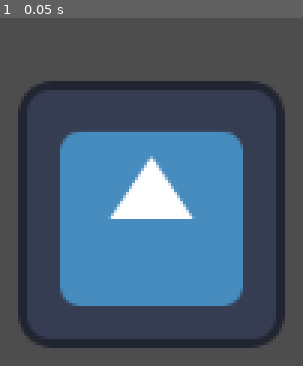
Above: before the commit, frame 1.
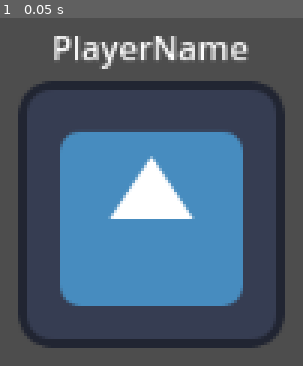
Above: after the commit, the same moment.

Repository: joancardonasa/whereami
Game: Godot game, scene res://src/player.tscn
Same seed, same stepped clock (60 frames per second), same inputs: the game is played once before the commit and once after it. This scene is started directly instead of the project's main scene. The engine's default icon, where the game draws it, is replaced by a stand-in: a white triangle on a blue panel in a dark square.
Inputs:
- Up to frame 1 (0.05 s): no input

The runs differ from the first frame. In frame 1, 2.5% of the frame differs, in the area x 17-83%, y 5-15%.

Commit message:
[Network] Set up player info

Diff:
--- a/src/UI/main_menu.gd
+++ b/src/UI/main_menu.gd
@@ -47,4 +47,4 @@
 		game_entry.set_game_info(game)
 
 func _on_Networking_full_game():
-	get_tree().change_scene_to_file("res://src/main.tscn")
+	get_tree().change_scene_to_file("res://src/gameplay/game.tscn")
--- /dev/null
+++ b/src/gameplay/game.gd
@@ -0,0 +1,22 @@
+extends Node
+
+@onready var world := %World
+@onready var spawn_positions: Array = $World/PlayerSpawnPositions.get_children()
+
+var Player_tscn: PackedScene = preload("res://src/player.tscn")
+
+func _ready():
+	spawn_players()
+
+func spawn_players():
+	if not multiplayer.is_server():
+		return
+	for i in range(Networking.players.size()):
+		add_player(i, Networking.players[i])
+
+func add_player(i, player_info: PlayerInfo):
+	var player = Player_tscn.instantiate()
+	player.name = player_info.peer_id
+	world.add_child(player)
+	player.set_label.rpc(player_info.name)
+	player.global_position = spawn_positions[i].global_position
--- /dev/null
+++ b/src/gameplay/game.tscn
@@ -0,0 +1,33 @@
+[gd_scene load_steps=3 format=3 uid="uid://pfbvh3k7h43a"]
+
+[ext_resource type="PackedScene" uid="uid://dcm5rpr5yu6bt" path="res://src/box.tscn" id="2_p1j13"]
+[ext_resource type="Script" path="res://src/gameplay/game.gd" id="3_w8y6w"]
+
+[node name="Game" type="Node"]
+script = ExtResource("3_w8y6w")
+
+[node name="World" type="Node2D" parent="."]
+unique_name_in_owner = true
+
+[node name="Background" type="ColorRect" parent="World"]
+offset_left = -34.0
+offset_top = -18.0
+offset_right = 1216.0
+offset_bottom = 708.0
+mouse_filter = 2
+color = Color(0.188235, 0.196078, 0.239216, 1)
+
+[node name="PlayerSpawnPositions" type="Node2D" parent="World"]
+
+[node name="Spawn1" type="Node2D" parent="World/PlayerSpawnPositions"]
+position = Vector2(256, 512)
+
+[node name="Spawn2" type="Node2D" parent="World/PlayerSpawnPositions"]
+position = Vector2(818, 527)
+
+[node name="MultiplayerSpawner" type="MultiplayerSpawner" parent="."]
+_spawnable_scenes = PackedStringArray("res://src/player.tscn")
+spawn_path = NodePath("../World")
+
+[node name="Box" parent="." instance=ExtResource("2_p1j13")]
+position = Vector2(888, 368)
--- a/src/network/network.gd
+++ b/src/network/network.gd
@@ -5,23 +5,35 @@
 @export var MAX_CLIENTS = 2
 
 var enet_peer = ENetMultiplayerPeer.new()
-var players : Array[int] = []
+var players : Array[PlayerInfo] = []
 
 signal full_game
 
 func host():
 	enet_peer.create_server(PORT, MAX_CLIENTS)
 	multiplayer.multiplayer_peer = enet_peer
-	players.append(enet_peer.get_unique_id())
+	players.append(PlayerInfo.new(
+		"Host",
+		enet_peer.get_unique_id(),
+		true
+	))
 	multiplayer.peer_connected.connect(_on_peer_connected)
 
 func join(ip: String):
 	enet_peer.create_client(ip, PORT)
-	players.append(enet_peer.get_unique_id())
 	multiplayer.multiplayer_peer = enet_peer
+	players.append(PlayerInfo.new(
+		"Client",
+		enet_peer.get_unique_id(),
+		false
+	))
 	multiplayer.peer_connected.connect(_on_peer_connected)
 
 func _on_peer_connected(id):
-	players.append(id)
+	players.append(PlayerInfo.new(
+		"Client",
+		id,
+		!multiplayer.is_server()
+	))
 	if players.size() == MAX_CLIENTS:
 		emit_signal("full_game")
--- a/src/player.gd
+++ b/src/player.gd
@@ -5,40 +5,44 @@
 @onready var camera := $Camera2D
 @onready var shoot_raycast := $ShootRaycast
 @onready var shoot_timer := $ShootRaycast/ShootTimer
+@onready var label_name := $Label
 
 @onready var shoot_particles = $ShootRaycast/ShootParticles
 @onready var shoot_sfx = $ShootRaycast/ShootSFX
 
+@rpc("call_local", "any_peer")
+func set_label(label_text: String):
+	label_name.text = label_text
 
 func _enter_tree():
-    set_multiplayer_authority(str(name).to_int())
+	set_multiplayer_authority(str(name).to_int())
 
 func _ready():
-    if not is_multiplayer_authority(): return
+	if not is_multiplayer_authority(): return
 #    shoot_timer.timeout.connect(_on_shoot_timer_timeout)
-    camera.make_current()
+	camera.make_current()
 
 func _unhandled_input(event):
-    if not is_multiplayer_authority(): return
-    if event.is_action_pressed("shoot"): # and !shoot_raycast.enabled: #TODO SHOOT CD
-        _play_shoot_effects.rpc()
-        if shoot_raycast.is_colliding():
-            print('colliding')
-            var hit = shoot_raycast.get_collider()
-            print(hit)
+	if not is_multiplayer_authority(): return
+	if event.is_action_pressed("shoot"): # and !shoot_raycast.enabled: #TODO SHOOT CD
+		_play_shoot_effects.rpc()
+		if shoot_raycast.is_colliding():
+			print('colliding')
+			var hit = shoot_raycast.get_collider()
+			print(hit)
 
-func _process(delta):
-    if not is_multiplayer_authority(): return
-    shoot_raycast.look_at(get_global_mouse_position())
+func _process(_delta):
+	if not is_multiplayer_authority(): return
+	shoot_raycast.look_at(get_global_mouse_position())
 
-func _physics_process(delta):
-    if not is_multiplayer_authority(): return
-    var input_vector: Vector2 = Input.get_vector(
-        "move_left", "move_right","move_up", "move_down").normalized()
-    velocity = input_vector * MOVEMENT_SPEED
-    move_and_slide()
+func _physics_process(_delta):
+	if not is_multiplayer_authority(): return
+	var input_vector: Vector2 = Input.get_vector(
+		"move_left", "move_right","move_up", "move_down").normalized()
+	velocity = input_vector * MOVEMENT_SPEED
+	move_and_slide()
 
 @rpc("call_local")
 func _play_shoot_effects():
-    shoot_particles.emitting = true
-    shoot_sfx.play()
+	shoot_particles.emitting = true
+	shoot_sfx.play()
--- a/src/player.tscn
+++ b/src/player.tscn
@@ -62,3 +62,14 @@
 
 [node name="CollisionShape2D" type="CollisionShape2D" parent="PlayerHurtbox"]
 shape = SubResource("CircleShape2D_4aqot")
+
+[node name="Label" type="Label" parent="."]
+offset_left = -61.0
+offset_top = -93.0
+offset_right = 60.0
+offset_bottom = -67.0
+size_flags_horizontal = 6
+size_flags_vertical = 6
+text = "PlayerName"
+horizontal_alignment = 1
+vertical_alignment = 1
--- a/src/resources/game_info.gd
+++ b/src/resources/game_info.gd
@@ -3,7 +3,6 @@
 
 @export var name: String = "Game Name"
 @export var ip: String = "127.0.0.1"
-var local_player: int = 0
 
 func _init(game_name: String, game_ip: String):
     self.name = game_name
--- /dev/null
+++ b/src/resources/player_info.gd
@@ -0,0 +1,11 @@
+extends Resource
+class_name PlayerInfo
+
+@export var name: String
+@export var peer_id: String
+@export var isHost: bool
+
+func _init(player_name: String, player_peer_id: int, player_isHost: bool):
+    self.name = player_name
+    self.peer_id = str(player_peer_id)
+    self.isHost = player_isHost
